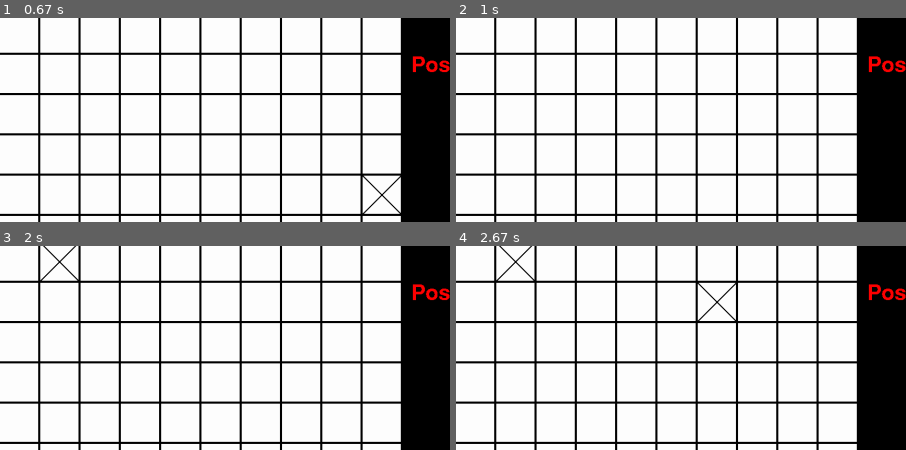
Above: before the commit, frames 1-4 (two rows, left to right).
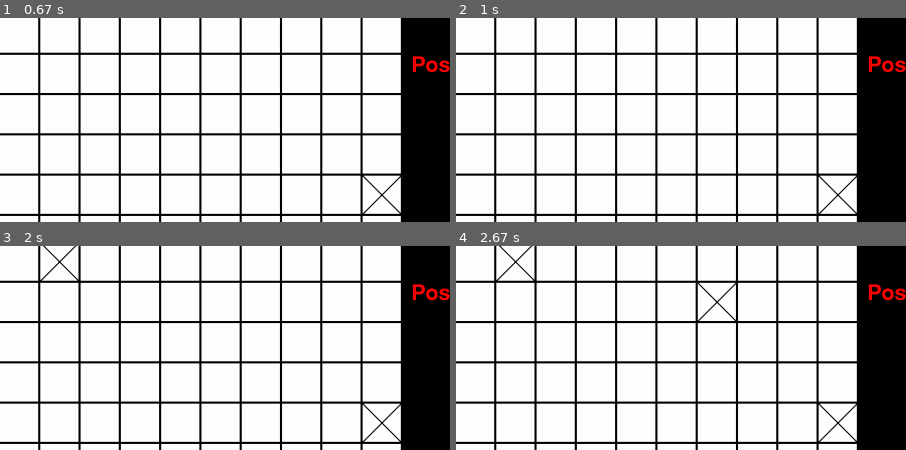
Above: after the commit, the same moments.

Repository: chokinyan/nsi-projet
Game: pygame game, started from trucsecret.py
The game is run twice, just before and just after one commit, with the same random seed, the same clock (stepped at 60 frames per second) and the same inputs.
Inputs (mouse positions are % of the whole screen's width and height, from its top left):
- Up to frame 1 (0.67 s): press the mouse at (65, 85) at 0.37 s; move the mouse to (42, 60) at 0.47 s; release the mouse at (19, 35) at 0.6 s
- Up to frame 2 (1 s): press the mouse at (38, 4) at 0.7 s; move the mouse to (27, 15) at 0.8 s; release the mouse at (16, 26) at 0.93 s
- Up to frame 3 (2 s): press the mouse at (24, 4) at 1.03 s; move the mouse to (43, 24) at 1.13 s; release the mouse at (62, 43) at 1.27 s; press the mouse at (38, 14) at 1.43 s; move the mouse to (27, 14) at 1.53 s; move the mouse to (17, 13) at 1.63 s; release the mouse at (17, 13) at 1.67 s; press the mouse at (7, 24) at 1.77 s; move the mouse to (21, 19) at 1.87 s; move the mouse to (36, 13) at 1.97 s
- Up to frame 4 (2.67 s): release the mouse at (36, 13) at 2 s; press the mouse at (38, 4) at 2.1 s; move the mouse to (49, 12) at 2.2 s; move the mouse to (61, 21) at 2.3 s; release the mouse at (61, 21) at 2.33 s; press the mouse at (29, 34) at 2.43 s; move the mouse to (22, 28) at 2.53 s; move the mouse to (15, 23) at 2.63 s
The pictures show only the part of the screen within x 0-50%, y 21-71%; the shares and areas given below are measured in that part.

Frame 1 is identical in both runs. In frame 2, 0.2% of the frame differs, in the area x 80-90%, y 76-97%; in frame 3, 0.2%; in frame 4, 0.2%.

Commit message:
update secret

Diff:
--- a/trucsecret.py
+++ b/trucsecret.py
@@ -15,7 +15,6 @@
     for j in range(10):
         for i in range(10):
             if plateau_rect[j][i]["rect"] == None:
-                print("non")
                 rect = pygame.Rect(i*77,j*77,73,73)
                 plateau_rect[j][i]["rect"] = rect
                 pygame.draw.rect(ecran,(255,255,255),rect)
@@ -27,11 +26,11 @@
                 else :
                     pygame.draw.rect(ecran,(255,255,255),rect)
                 if plateau_rect[j][i]["Croix"] and plateau_rect[j][i]["toucher"]:
-                    pygame.draw.line(ecran,(0,0,0),(case["rect"].x,case["rect"].y),(case["rect"].x + case["rect"].width,case.y + case["rect"].height),width=3)
-                    pygame.draw.line(ecran,(0,0,0),(case["rect"].x,case["rect"].y + case["rect"].height),(case["rect"].x + case["rect"].width,case["rect"].y),width=3)
-                elif plateau_rect[j][i]["Croix"] and not(plateau_rect[j][i]["toucher"]):
-                    pygame.draw.line(ecran,(255,0,0),(case["rect"].x,case["rect"].y),(case["rect"].x + case["rect"].width,case["rect"].y + case["rect"].height),width=3)
-                    pygame.draw.line(ecran,(255,0,0),(case["rect"].x,case["rect"].y + case["rect"].height),(case["rect"].x + case["rect"].width,case["rect"].y),width=3)
+                    pygame.draw.line(ecran,(255,0,0),(plateau_rect[j][i]["rect"].x,plateau_rect[j][i]["rect"].y),(plateau_rect[j][i]["rect"].x + plateau_rect[j][i]["rect"].width,plateau_rect[j][i]["rect"].y + plateau_rect[j][i]["rect"].height),width=3)
+                    pygame.draw.line(ecran,(255,0,0),(plateau_rect[j][i]["rect"].x,plateau_rect[j][i]["rect"].y + plateau_rect[j][i]["rect"].height),(plateau_rect[j][i]["rect"].x + plateau_rect[j][i]["rect"].width,plateau_rect[j][i]["rect"].y),width=3)
+                elif plateau_rect[j][i]["Croix"]:
+                    pygame.draw.line(ecran,(0,0,0),(plateau_rect[j][i]["rect"].x,plateau_rect[j][i]["rect"].y),(plateau_rect[j][i]["rect"].x + plateau_rect[j][i]["rect"].width,plateau_rect[j][i]["rect"].y + plateau_rect[j][i]["rect"].height),width=3)
+                    pygame.draw.line(ecran,(0,0,0),(plateau_rect[j][i]["rect"].x,plateau_rect[j][i]["rect"].y + plateau_rect[j][i]["rect"].height),(plateau_rect[j][i]["rect"].x + plateau_rect[j][i]["rect"].width,plateau_rect[j][i]["rect"].y),width=3)
 #766
 pygame.init()
 ecran = pygame.display.set_mode((1720,780))
@@ -47,6 +46,10 @@
 Porte_avions = ecran.subsurface(pygame.Rect((1607,380),(73,385)))
 Porte_avions.fill((0,255,0))
 #(1607,329)
+bateau = []
+for i in range(5):
+    if i == 0:
+        bateau.append(ecran.subsurface(pygame.Rect((1607,380),(73,385))))
 Croiseur = None
 Contre_torpilleurs1 = None
 Contre_torpilleurs2 = None
@@ -99,8 +102,7 @@
                         pygame.draw.line(ecran,(0,0,0),(case["rect"].x,case["rect"].y),(case["rect"].x + case["rect"].width,case["rect"].y + case["rect"].height),width=3)
                         pygame.draw.line(ecran,(0,0,0),(case["rect"].x,case["rect"].y + case["rect"].height),(case["rect"].x + case["rect"].width,case["rect"].y),width=3)
 
-                    case["croix"] = True
-                    print(case)
+                    case["Croix"] = True
                     tour += 1
                     tour_texte = tour_texte_fond.render(f"tour numero : {str(tour)}",False,(255,255,255))
                     tour_surf.fill((0,0,0))
